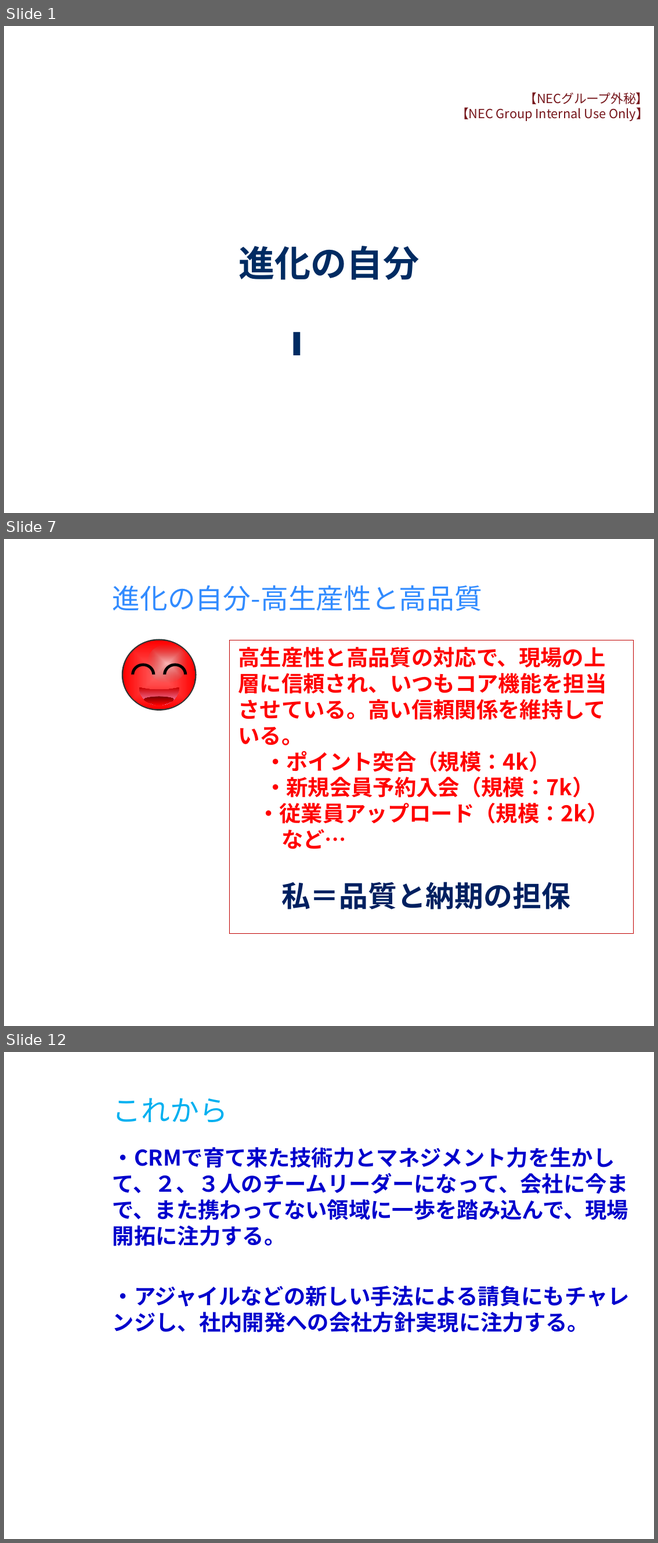
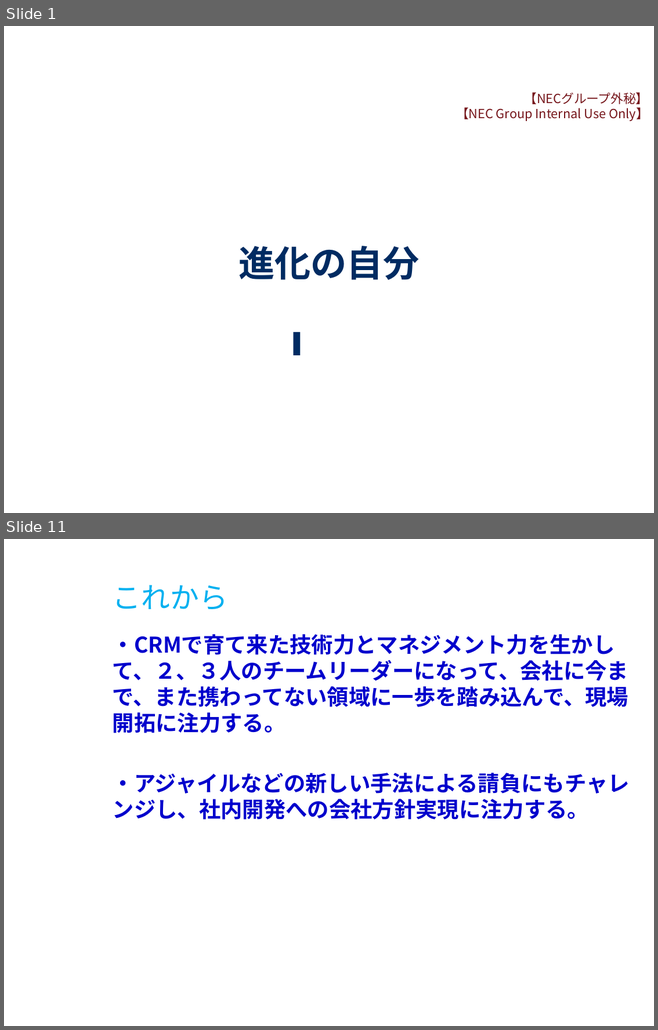
Before and after one commit to milo-bb/test, a slide deck: 昇格プレゼン(徐洋)_new.pptx. Shown one above the other, each under a label of ours: slides 1, 7 and 12 before the commit, slides 1 and 11 after it; the slides between them are not shown. The pictures are 658x1543 and 658x1030 pixels, drawn with LibreOffice and Linux fonts; fonts in the diff are those of the drawing; background and template pictures are left out. Boxes give left, top, right and bottom in pixels: in the first picture for what was removed or moved away, otherwise in the second. Text is boxed around its words. In the diff, an @@ line names an element or a change of style, - is before the commit and + after.

```diff
--- a/昇格プレゼン(徐洋)_new.pptx
+++ b/昇格プレゼン(徐洋)_new.pptx
@@ slide 7 removed at (4,539,654,1026), background picture (left out) @@
@@ title removed at (112,585,482,611) @@
-進化の自分-高生産性と高品質
@@ rectangle removed at (229,641,633,934) @@
-高生産性と高品質の対応で、現場の上層に信頼され、いつもコア機能を担当させている。高い信頼関係を維持している。
-・ポイント突合（規模：4k）
-・新規会員予約入会（規模：7k）
-・従業員アップロード（規模：2k）
-など…
-私＝品質と納期の担保
@@ group removed at (122,639,197,711): 3 ellipses, 3 freeform shapes, 1 moon @@
@@ what was slide 12 is now slide 11 @@
```
Also in this commit, not shown: 5 slides changed, 4 slides added, 4 other slides removed, 1 other file.
